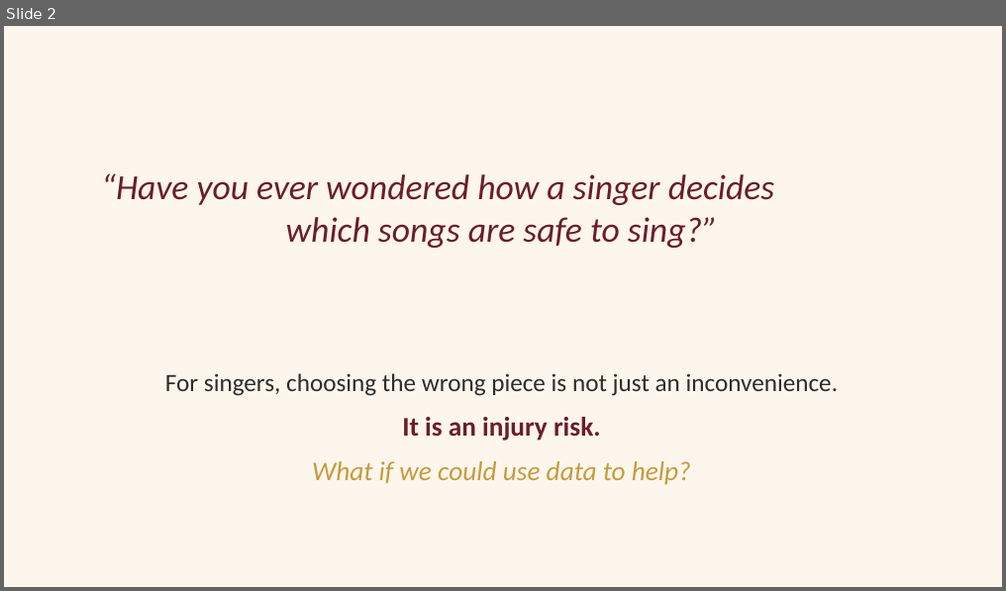
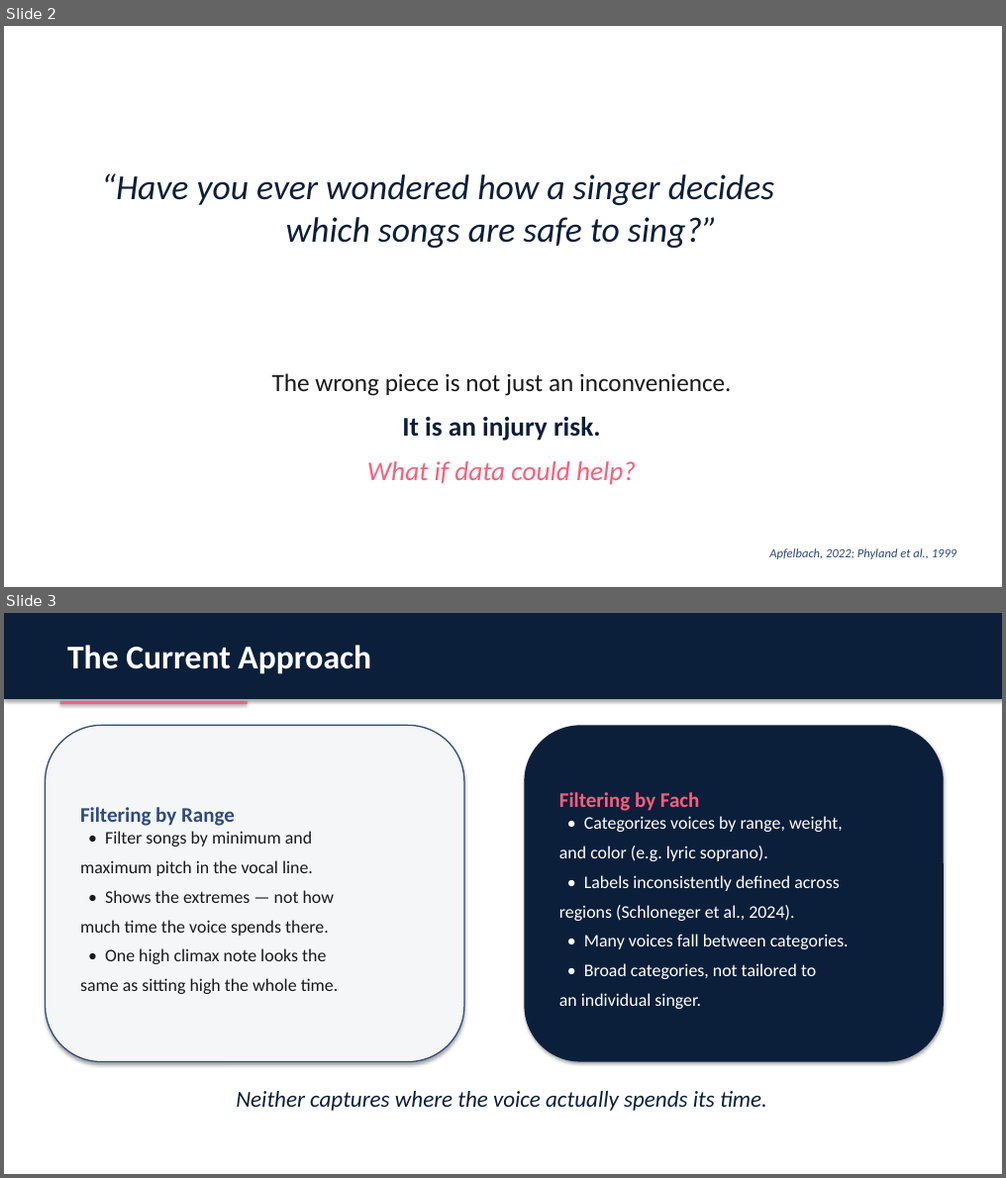
Before and after one commit to mad1rose/tessituragram_vocal_repertoire_recommendations, a slide deck: CADSCOM_PRESENTATION/CADSCOM_2026_Presentation.pptx. Shown one above the other, each under a label of ours: slide 2 before the commit, slides 2 and 3 after it. The pictures are 1006x591 and 1006x1178 pixels, drawn with LibreOffice and Linux fonts; fonts in the diff are those of the drawing. Boxes give left, top, right and bottom in pixels: in the first picture for what was removed or moved away, otherwise in the second. Text is boxed around its words. In the diff, an @@ line names an element or a change of style, - is before the commit and + after.

```diff
--- a/CADSCOM_PRESENTATION/CADSCOM_2026_Presentation.pptx
+++ b/CADSCOM_PRESENTATION/CADSCOM_2026_Presentation.pptx
@@ slide 3 added at (4, 613, 1002, 1174), background #FFFFFF @@
@@ rectangle added at (4, 613, 1002, 699), fill #0B1F3B @@
@@ text added at (67, 645, 371, 674), 32 pt, text #FFFFFF, bold @@
+The Current Approach
@@ rectangle added at (60, 701, 248, 704), fill #FF5D7A @@
@@ rounded rectangle added at (46, 725, 464, 1062), fill #F4F6F8, outline #2E4A7D 1.2 pt, 17 pt, text #1A1A1A @@
+Filtering by Range
+• Filter songs by minimum and
+maximum pitch in the vocal line.
+• Shows the extremes — not how
+much time the voice spends there.
+• One high climax note looks the
+same as sitting high the whole time.
@@ rounded rectangle added at (525, 725, 944, 1062), fill #0B1F3B, 17 pt, text #FFFFFF @@
+Filtering by Fach
+• Categorizes voices by range, weight,
+and color (e.g. lyric soprano).
+• Labels inconsistently defined across
+regions (Schloneger et al., 2024).
+• Many voices fall between categories.
+• Broad categories, not tailored to
+an individual singer.
@@ text added at (236, 1091, 767, 1111), 22 pt, text #0B1F3B, italic @@
+Neither captures where the voice actually spends its time.
@@ slide 2 changed as well @@
@@ background #FDF6EC to #FFFFFF @@
@@ text "“Have you ever wondered how ..." at (101, 174, 775, 248): text colour #6B1D2A to #0B1F3B @@
@@ text at (272, 373, 732, 396): text changed; text colour #2D2D2D to #1A1A1A @@
-For singers, choosing the wrong piece is not just an inconvenience.
+The wrong piece is not just an inconvenience.
@@ text at (402, 417, 601, 441): text colour #6B1D2A to #0B1F3B in "It is an injury risk." @@
@@ text at (367, 462, 636, 485): text changed; text colour #C59B3F to #FF5D7A @@
-What if we could use data to help?
+What if data could help?
@@ text added at (769, 549, 956, 560), 12 pt, text #2E4A7D, italic @@
+Apfelbach, 2022; Phyland et al., 1999
```
Also in this commit, not shown: 12 other slides changed, 2 other slides added, 3 slides removed, 4 other files.
